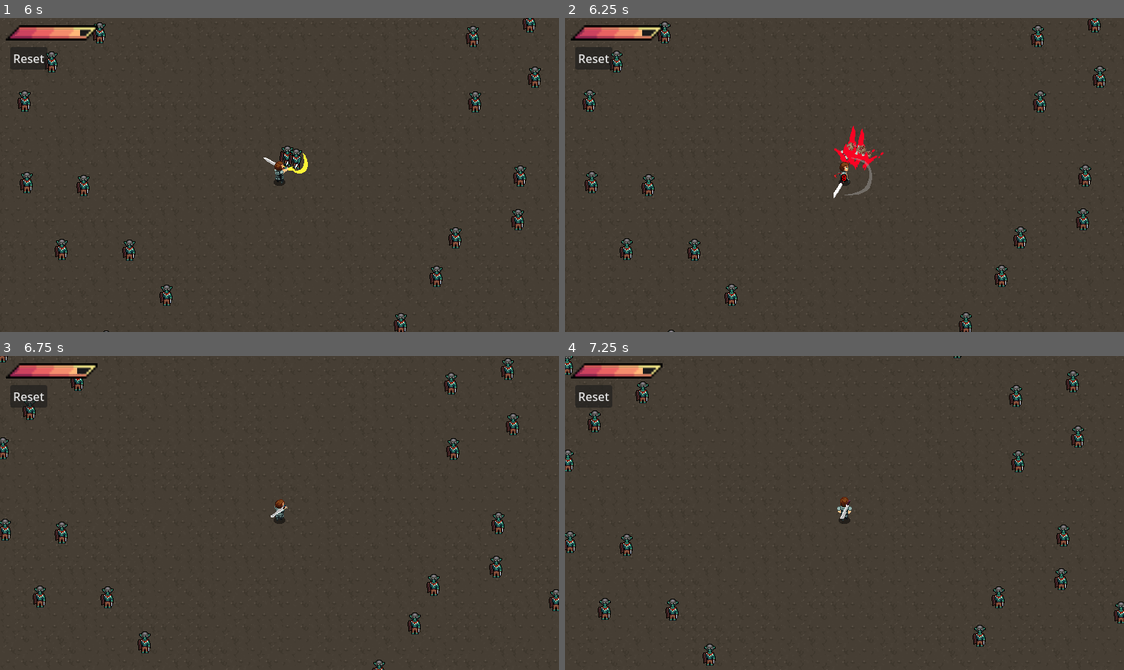
Above: before the commit, frames 1-4 (two rows, left to right).
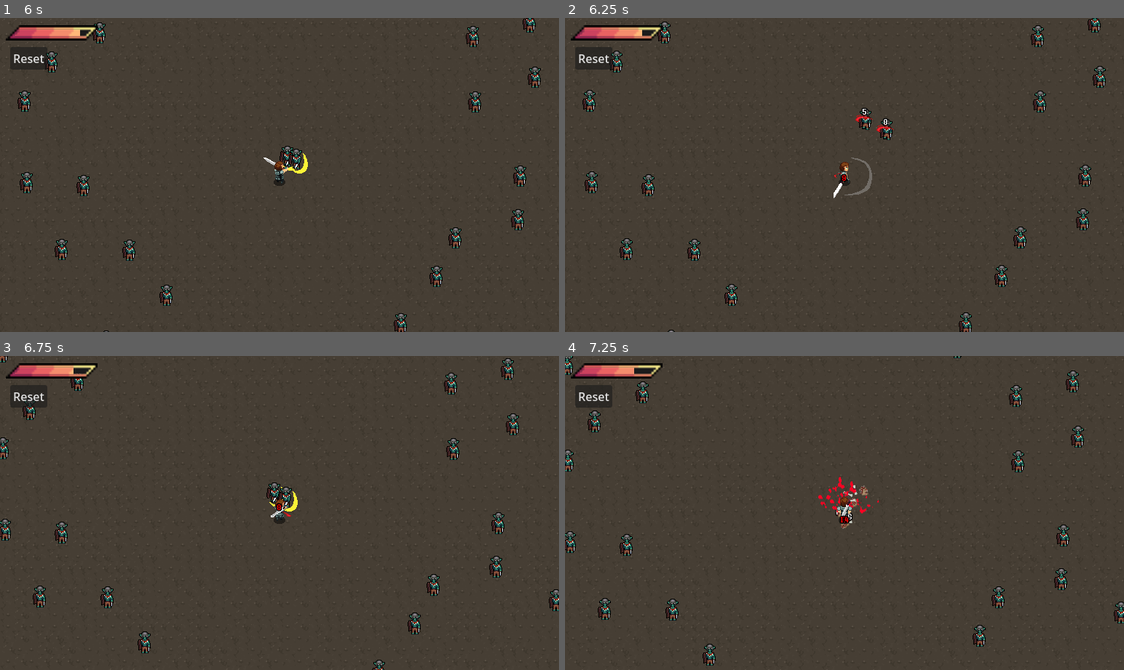
Above: after the commit, the same moments.

Repository: Tohll/Otherworld
Game: Godot game, scene res://scenes/main.tscn
The game is run twice, just before and just after one commit, with the same random seed, the same clock (stepped at 60 frames per second) and the same inputs.
Inputs (mouse positions are in pixels of both pictures, inside the frame that each line leads up to):
- Up to frame 1 (6 s): tap Enter at 0.5 s; move the mouse to (402, 159) at 0.52 s; hold D (player_right) 0.53-1.28 s; click (402, 159) at 0.6 s; move the mouse to (167, 190) at 1.27 s; hold S (player_down) 1.28-2.03 s; click (167, 190) at 1.35 s; move the mouse to (335, 105) at 2.02 s; hold D (player_right) 2.03-2.78 s; click (335, 105) at 2.1 s; move the mouse to (251, 237) at 2.77 s; hold W (player_up) 2.78-3.53 s; click (251, 237) at 2.85 s; move the mouse to (447, 222) at 3.52 s; hold A (player_left) 3.53-5.03 s; click (447, 222) at 3.6 s; move the mouse to (111, 127) at 4.27 s; click (111, 127) at 4.35 s; move the mouse to (307, 175) at 5.02 s; hold S (player_down) 5.03-5.78 s; click (307, 175) at 5.1 s; move the mouse to (195, 96) at 5.77 s; hold D (player_right) from 5.78 s (still down); click (195, 96) at 5.85 s
- Up to frame 2 (6.25 s): keep holding D (player_right)
- Up to frame 3 (6.75 s): move the mouse to (402, 497) at 6.52 s; release D (player_right) at 6.53 s; hold W (player_up) from 6.53 s (still down); click (402, 497) at 6.6 s
- Up to frame 4 (7.25 s): keep holding W (player_up)

Frame 1 is identical in both runs. In frame 2, 0.7% of the frame differs, in the area x 48-59%, y 28-49%; in frame 3, 0.3%; in frame 4, 0.4%.

Commit message:
fix knockback

Diff:
--- a/scenes/objects/goblin_warrior.tscn
+++ b/scenes/objects/goblin_warrior.tscn
@@ -648,8 +648,13 @@
 shape = SubResource("CircleShape2D_mc3nv")
 disabled = true
 
+[node name="knockback" type="Timer" parent="."]
+wait_time = 0.1
+one_shot = true
+
 [connection signal="body_entered" from="detection_range" to="." method="_on_detection_body_entered"]
 [connection signal="body_exited" from="detection_range" to="." method="_on_detection_body_exited"]
 [connection signal="body_entered" from="attack_range" to="." method="_on_attack_range_body_entered"]
 [connection signal="body_exited" from="attack_range" to="." method="_on_attack_range_body_exited"]
 [connection signal="body_entered" from="attack_zone" to="." method="_on_attack_zone_body_entered"]
+[connection signal="timeout" from="knockback" to="." method="_on_knockback_timeout"]
--- a/scenes/objects/player.tscn
+++ b/scenes/objects/player.tscn
@@ -529,7 +529,7 @@
 texture = ExtResource("1_8f7qk")
 hframes = 12
 vframes = 15
-frame = 16
+frame = 15
 
 [node name="player_animation_player" type="AnimationPlayer" parent="."]
 libraries = {
--- a/scripts/AbsCaracter.gd
+++ b/scripts/AbsCaracter.gd
@@ -16,9 +16,11 @@
 var current_life = null
 var damage_indicator_position = null
 var damage_color = null
+var knockback_vulnerability = 0
+var knockbacked = false
 
 func _physics_process(_delta):
-	if (!is_attacking && !is_dead):
+	if (!is_attacking && !is_dead || knockbacked && !is_dead):
 		move_and_slide()
 
 func spawn_effect(effect: PackedScene):
@@ -27,7 +29,7 @@
 		add_child(effect_instance)
 		return effect_instance
 
-func take_damage(damages: int):
+func take_damage(damages: int, attacker_position: Vector2):
 	if !is_dead:
 		var indicator = spawn_effect(DAMAGE_INDICATOR)
 		spawn_effect(BLOOD_EFFECT)
@@ -39,6 +41,10 @@
 			current_life = current_life - damages
 			if is_player:
 				emit_signal("player_life_update",current_life)
+			else:
+				knockbacked = true
+				$knockback.start()
+				velocity = (position - attacker_position).normalized() * (knockback_vulnerability * speed)
 			if current_life <= 0:
 				current_life = 0
 				death()
--- a/scripts/goblin_warrior.gd
+++ b/scripts/goblin_warrior.gd
@@ -7,29 +7,31 @@
 	velocity = Vector2.ZERO
 	damage_indicator_position = Vector2(0,15)
 	damage_color = ENEMY_WHITE
+	knockback_vulnerability = 4
 
 func _process(_delta):
 	if !is_dead:
 		set_direction_and_sprite()
 
 func set_direction_and_sprite():
-	if (is_attacking):
-		show_sprite("attack_sprite")
-		$AnimationTree.get("parameters/playback").travel("attack")
-		return
+	if !knockbacked:
+		if (is_attacking):
+			show_sprite("attack_sprite")
+			$AnimationTree.get("parameters/playback").travel("attack")
+			return
 
-	if (player):
-		velocity = position.direction_to(player.position) * speed
+		if (player):
+			velocity = position.direction_to(player.position) * speed
 
-	if velocity == Vector2.ZERO:
-		$AnimationTree.get("parameters/playback").travel("idle")
-		show_sprite("idle_sprite")
-	else:
-		show_sprite("move_sprite")
-		$AnimationTree.get("parameters/playback").travel("walk")
-		$AnimationTree.set("parameters/attack/blend_position",velocity)
-		$AnimationTree.set("parameters/walk/blend_position",velocity)
-		$AnimationTree.set("parameters/idle/blend_position",velocity)
+		if velocity == Vector2.ZERO:
+			$AnimationTree.get("parameters/playback").travel("idle")
+			show_sprite("idle_sprite")
+		else:
+			show_sprite("move_sprite")
+			$AnimationTree.get("parameters/playback").travel("walk")
+			$AnimationTree.set("parameters/attack/blend_position",velocity)
+			$AnimationTree.set("parameters/walk/blend_position",velocity)
+			$AnimationTree.set("parameters/idle/blend_position",velocity)
 
 func show_sprite(sprite_name):
 	hide_sprites()
@@ -64,4 +66,7 @@
 
 func _on_attack_zone_body_entered(body):
 	if !is_dead:
-		body.take_damage(randi_range(1,15))
+		body.take_damage(randi_range(1,15),Vector2.ZERO)
+
+func _on_knockback_timeout():
+	knockbacked = false
--- a/scripts/player.gd
+++ b/scripts/player.gd
@@ -45,7 +45,7 @@
 	is_attacking = false
 
 func _on_basic_attack_zone_body_entered(body):
-	body.take_damage(randi_range(8,15))
+	body.take_damage(randi_range(5,9), position)
 
 func _on_life_regen_timeout():
 	if current_life < max_life:
